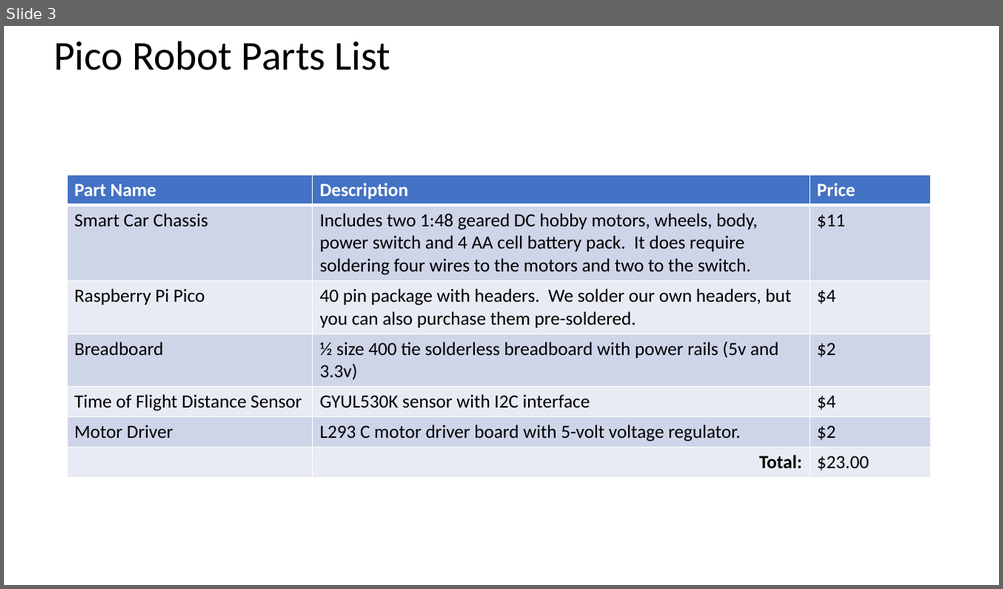
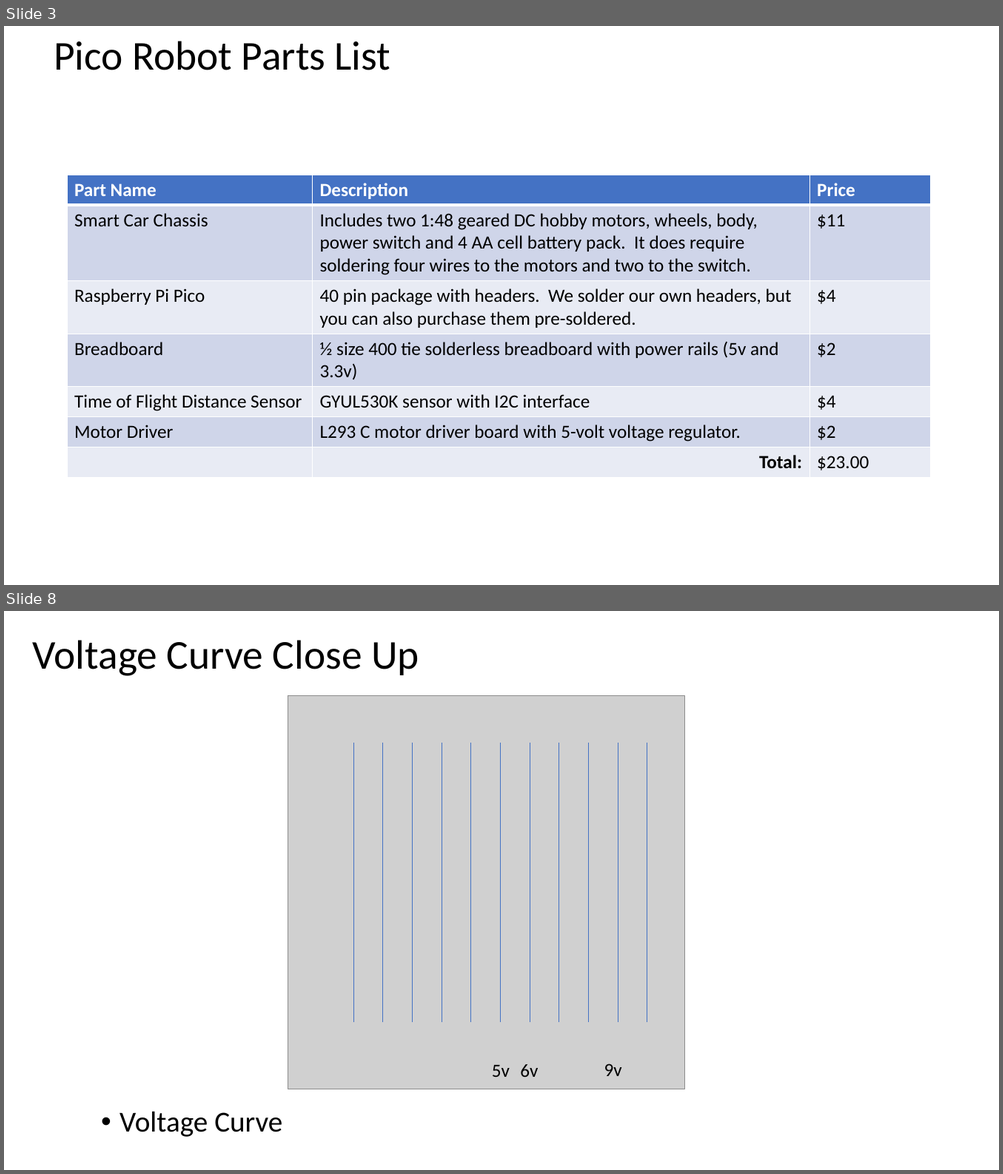
Before and after one commit to CoderDojoTC/micropython, a slide deck: docs/presentations/Robot_Figures.pptx. Shown one above the other, each under a label of ours: slide 3 before the commit, slides 3 and 8 after it; the slides between them are not shown. The pictures are 1003x589 and 1003x1174 pixels, drawn with LibreOffice and Linux fonts; fonts in the diff are those of the drawing; grey boxes stand for pictures. Boxes give left, top, right and bottom in pixels: in the first picture for what was removed or moved away, otherwise in the second. Text is boxed around its words. In the diff, an @@ line names an element or a change of style, - is before the commit and + after.

```diff
--- a/docs/presentations/Robot_Figures.pptx
+++ b/docs/presentations/Robot_Figures.pptx
@@ slide 8 added at (x1=4, y1=611, x2=999, y2=1170), background #FFFFFF @@
@@ title added at (x1=33, y1=640, x2=419, y2=676), 39.6 pt, text #000000 @@
+Voltage Curve Close Up
@@ picture added at (x1=288, y1=696, x2=686, y2=1089) @@
@@ group added at (x1=353, y1=743, x2=647, y2=1023): 11 lines @@
@@ text added at (x1=492, y1=1065, x2=509, y2=1077), 18 pt, text #000000 @@
+5v
@@ text added at (x1=520, y1=1065, x2=538, y2=1077), 18 pt, text #000000 @@
+6v
@@ text added at (x1=604, y1=1064, x2=622, y2=1076), 18 pt, text #000000 @@
+9v
@@ text added at (x1=119, y1=1111, x2=282, y2=1137), 28 pt, text #000000 @@
+• Voltage Curve
```
Also in this commit, not shown: 5 other slides added, 12 other files.
